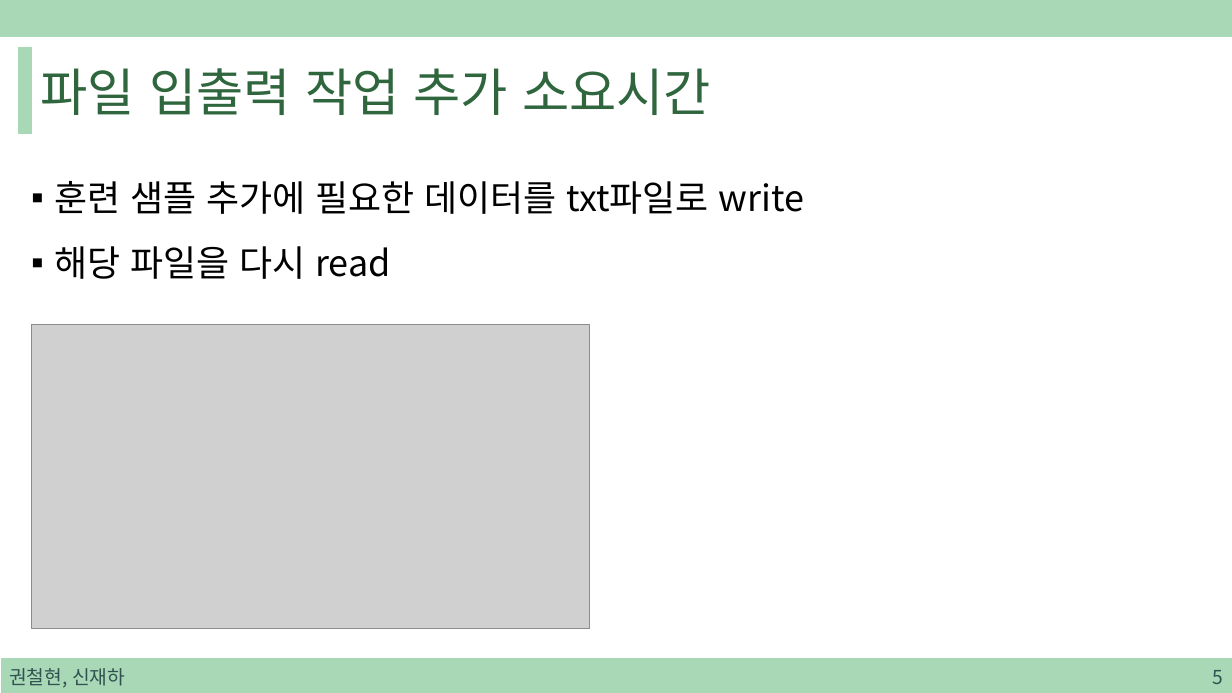
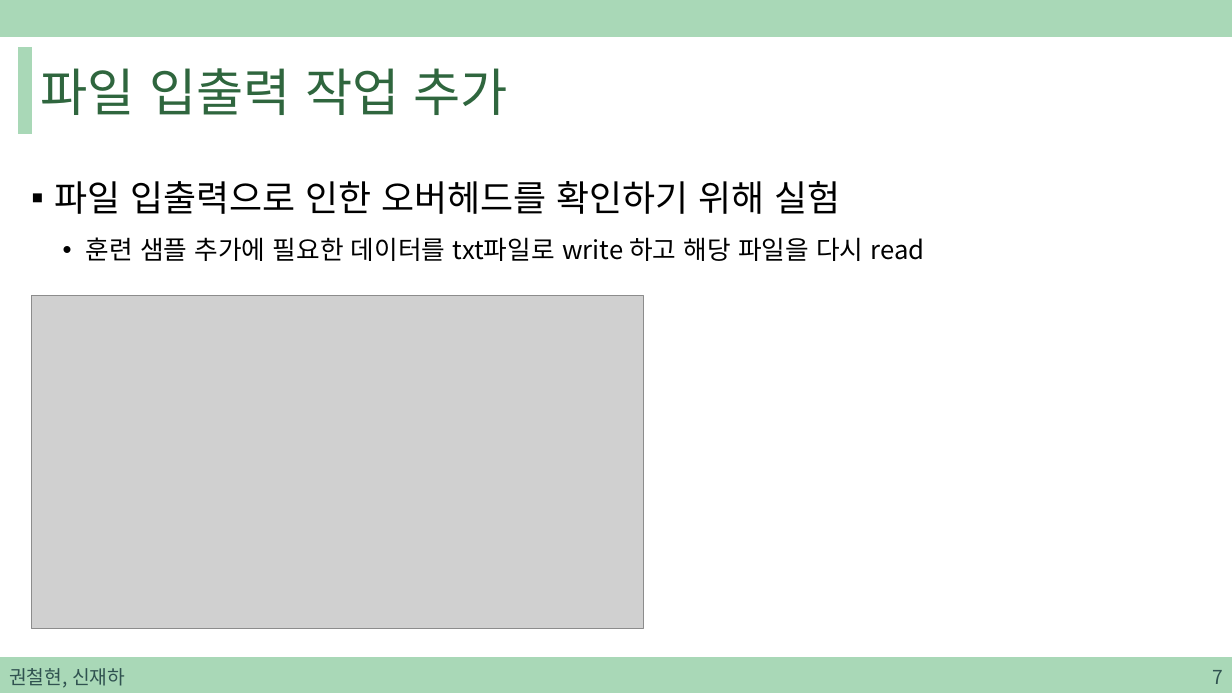
Before and after one commit to sjh4287/capston, a slide deck: slide 7 of 2022.02.11/권철현,신재하.pptx (slide 5 before the commit). Drawn at 1232x693 pixels with LibreOffice and Linux fonts; fonts in the diff are those of the drawing; grey boxes stand for pictures. Boxes give left, top, right and bottom in pixels: in the first picture for what was removed or moved away, otherwise in the second. Text is boxed around its words. In the diff, an @@ line names an element or a change of style, - is before the commit and + after.

```diff
--- a/2022.02.11/권철현,신재하.pptx
+++ b/2022.02.11/권철현,신재하.pptx
@@ title at [41, 68, 508, 115]: text changed @@
-파일 입출력 작업 추가 소요시간
+파일 입출력 작업 추가
@@ text at [54, 181, 925, 261]: text changed; size 28 to 20 pt @@
-▪ 훈련 샘플 추가에 필요한 데이터를 txt파일로 write
-▪ 해당 파일을 다시 read
+▪ 파일 입출력으로 인한 오버헤드를 확인하기 위해 실험
+  • 훈련 샘플 추가에 필요한 데이터를 txt파일로 write 하고 해당 파일을 다시 read
@@ picture: place and size @@
-picture at [31, 324, 591, 628]
+picture at [31, 296, 643, 629]
@@ page number at [1212, 670, 1223, 684]: text changed @@
-5
+7
```
Also in this commit, not shown: 3 other slides changed, 9 slides added, 3 other files.
